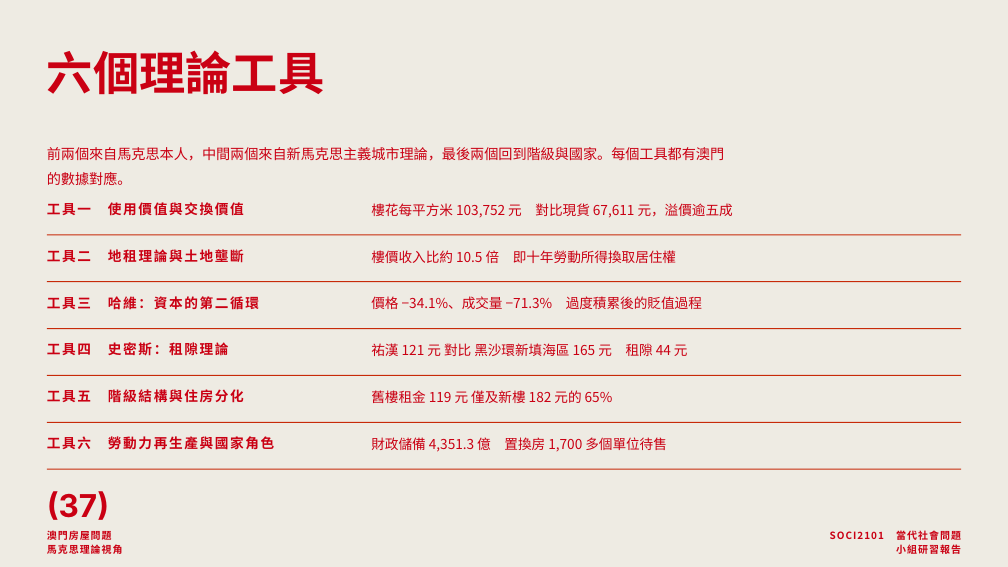
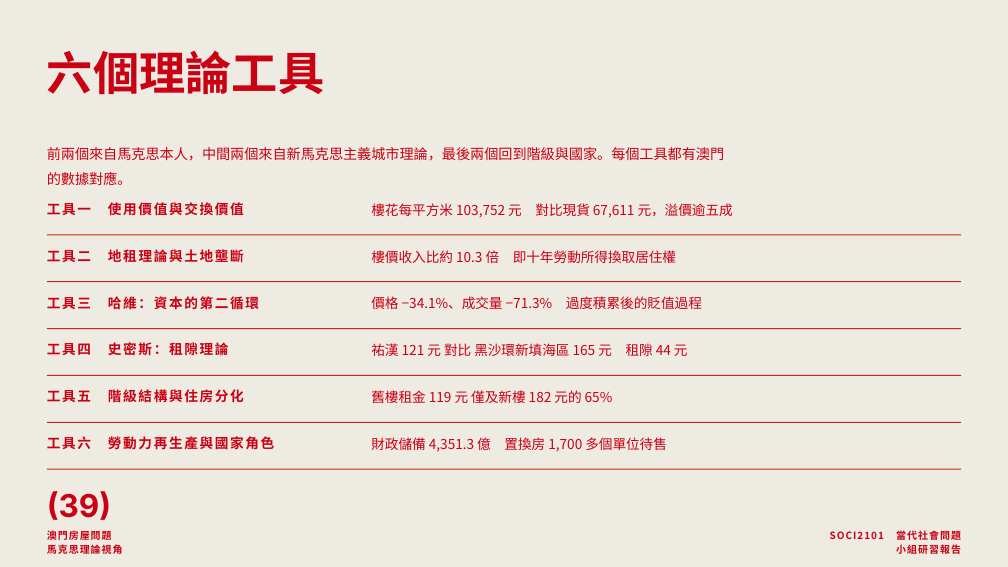
Before and after one commit to lammkiii/-, a slide deck: slide 39 of macau-housing-report/澳門房屋問題-小組研習報告.pptx (slide 37 before the commit). Drawn at 1008x567 pixels with LibreOffice and Linux fonts; fonts in the diff are those of the drawing. Boxes give left, top, right and bottom in pixels: in the first picture for what was removed or moved away, otherwise in the second. Text is boxed around its words. In the diff, an @@ line names an element or a change of style, - is before the commit and + after.

```diff
--- a/macau-housing-report/澳門房屋問題-小組研習報告.pptx
+++ b/macau-housing-report/澳門房屋問題-小組研習報告.pptx
@@ text at bbox=[371, 250, 676, 263]: text changed @@
-樓價收入比約 10.5 倍 即十年勞動所得換取居住權
+樓價收入比約 10.3 倍 即十年勞動所得換取居住權
@@ text at bbox=[47, 491, 111, 520]: text changed @@
-(37)
+(39)
```
Also in this commit, not shown: 40 other slides changed, 2 slides added, 8 other files.
